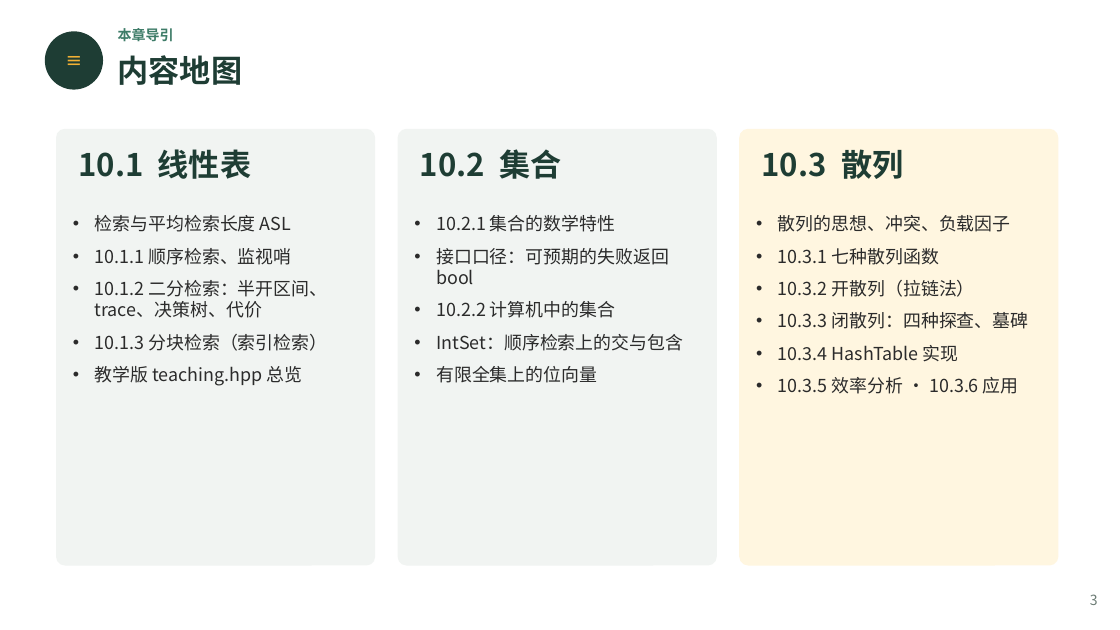
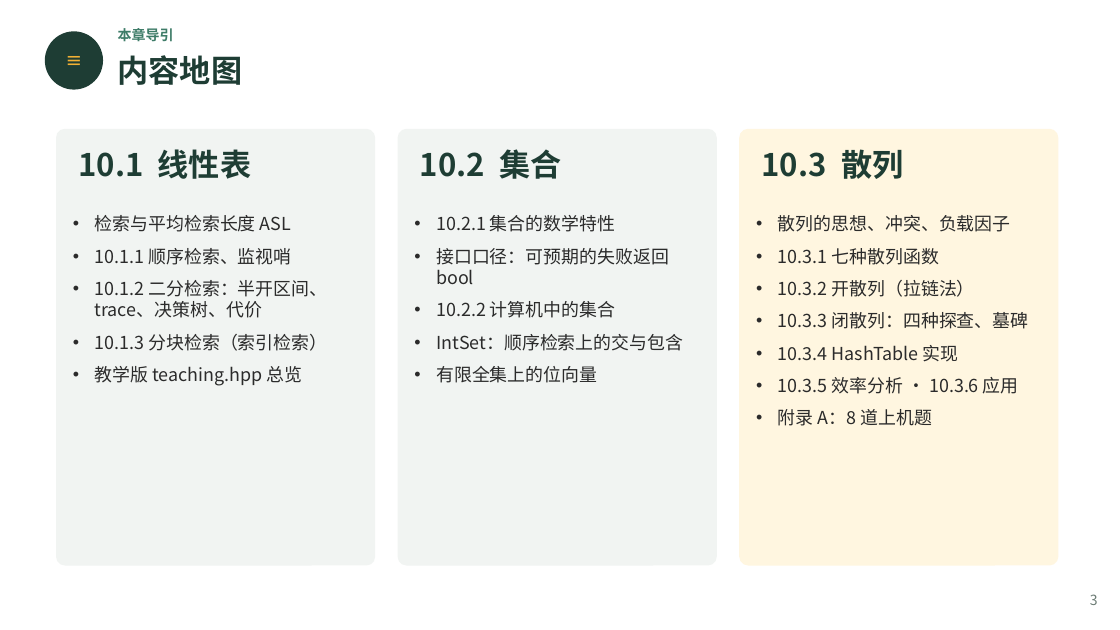
Before and after one commit to GMyhf/2026fall-cs201, a slide deck: slide 3 of courseware/202609_DSA_10_Search.pptx. Drawn at 1120x630 pixels with LibreOffice and Linux fonts; fonts in the diff are those of the drawing. Boxes give left, top, right and bottom in pixels: in the first picture for what was removed or moved away, otherwise in the second. Text is boxed around its words. In the diff, an @@ line names an element or a change of style, - is before the commit and + after.

```diff
--- a/courseware/202609_DSA_10_Search.pptx
+++ b/courseware/202609_DSA_10_Search.pptx
@@ text at (x1=778, y1=409, x2=932, y2=426): paragraph added @@
+• 附录 A：8 道上机题
```
Also in this commit, not shown: 1 other slide changed, 9 slides added, 2 other files.
